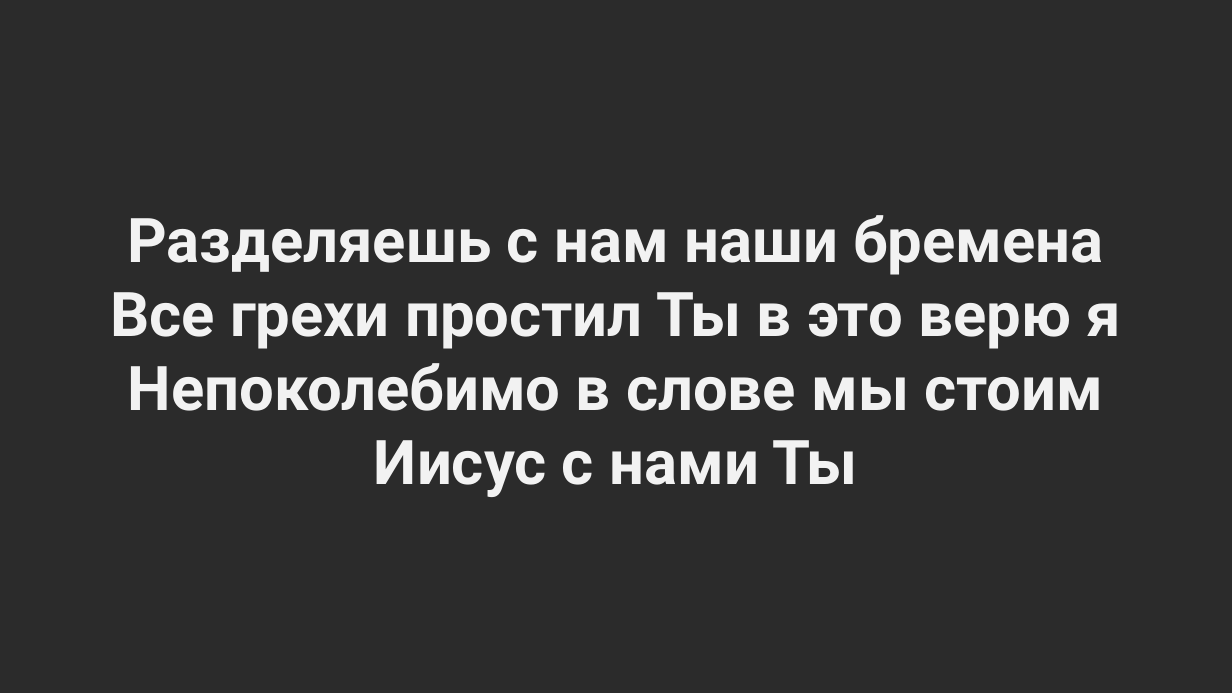
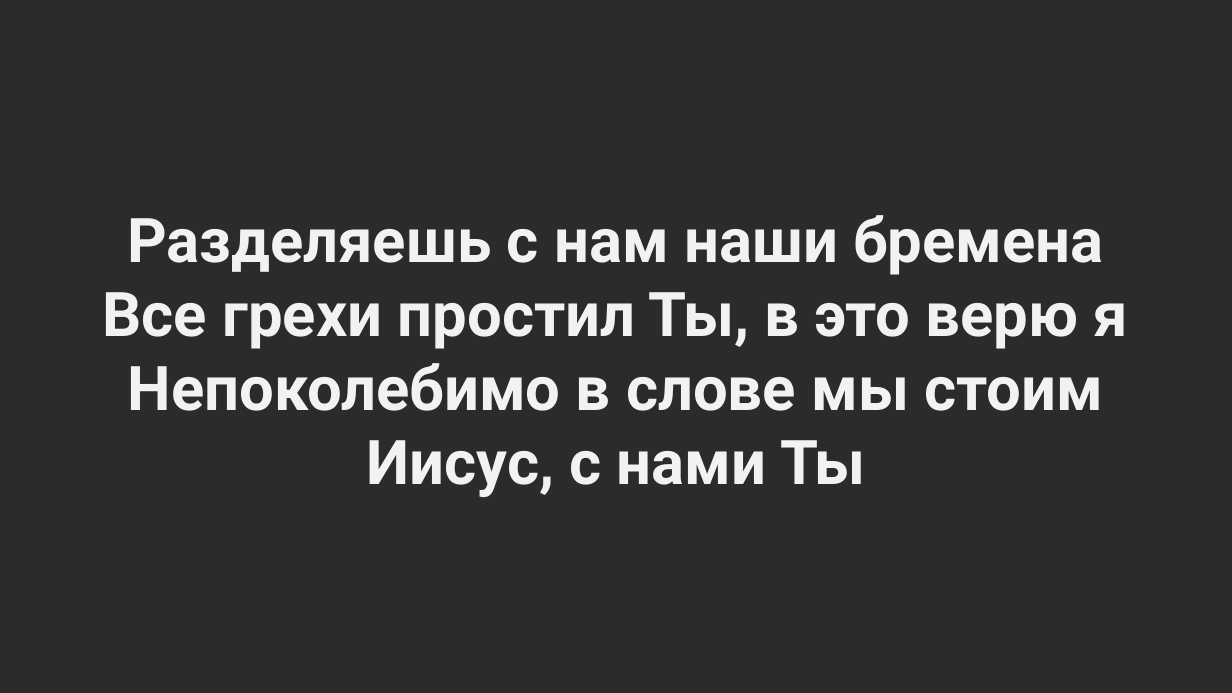
Before and after one commit to oleks-00-1/light-hous-slides, a slide deck: slide 2 of Борется за нас Бог.pptx. Drawn at 1232x693 pixels with LibreOffice and Linux fonts; fonts in the diff are those of the drawing; background and template pictures are left out; a plain dark background stands for a picture behind light text. Boxes give left, top, right and bottom in pixels: in the first picture for what was removed or moved away, otherwise in the second. Text is boxed around its words. In the diff, an @@ line names an element or a change of style, - is before the commit and + after.

```diff
--- a/Борется за нас Бог.pptx
+++ b/Борется за нас Бог.pptx
@@ text at (103,292,1128,349): text changed @@
-Все грехи простил Ты в это верю я
+Все грехи простил Ты, в это верю я
@@ text at (366,440,865,497): text changed @@
-Иисус с нами Ты
+Иисус, с нами Ты
```
Also in this commit, not shown: 3 other slides changed, 1 slide added.
